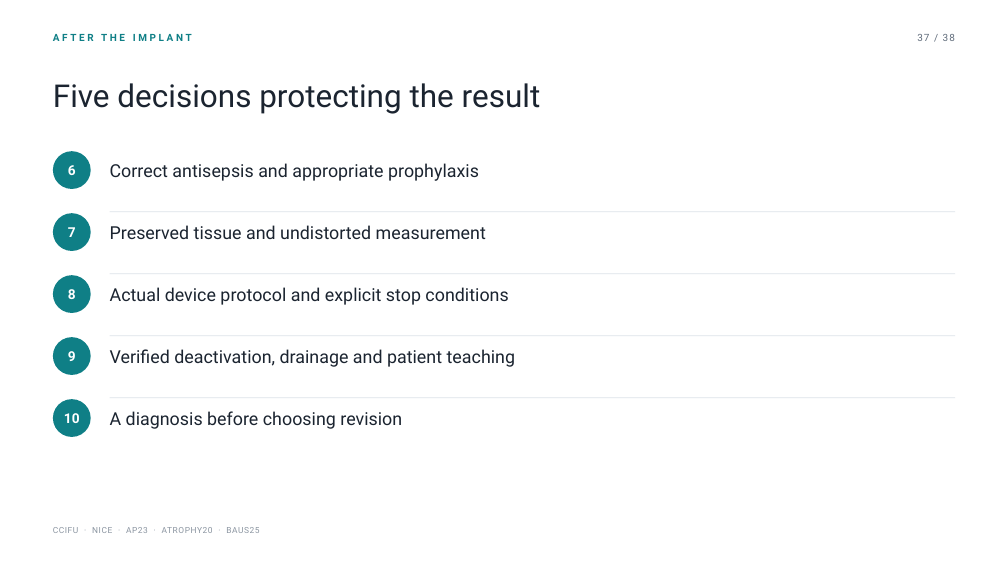
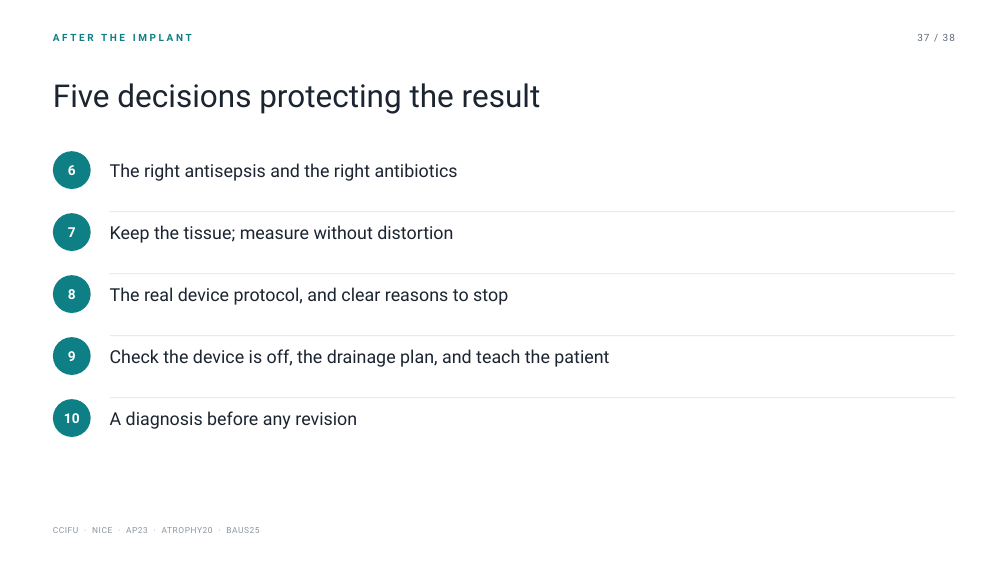
Before and after one commit to nityjr-ctrl/aus-presentation, a slide deck: slide 44 of presentation/AUS-teaching-deck.pptx. Drawn at 1008x567 pixels with LibreOffice and Linux fonts; fonts in the diff are those of the drawing. Boxes give left, top, right and bottom in pixels: in the first picture for what was removed or moved away, otherwise in the second. Text is boxed around its words. In the diff, an @@ line names an element or a change of style, - is before the commit and + after.

```diff
--- a/presentation/AUS-teaching-deck.pptx
+++ b/presentation/AUS-teaching-deck.pptx
@@ text at box(110, 163, 458, 181): text changed @@
-Correct antisepsis and appropriate prophylaxis
+The right antisepsis and the right antibiotics
@@ text at box(110, 225, 453, 243): text changed @@
-Preserved tissue and undistorted measurement
+Keep the tissue; measure without distortion
@@ text at box(110, 287, 508, 305): text changed @@
-Actual device protocol and explicit stop conditions
+The real device protocol, and clear reasons to stop
@@ text at box(110, 349, 609, 367): text changed @@
-Verified deactivation, drainage and patient teaching
+Check the device is off, the drainage plan, and teach the patient
@@ text at box(110, 411, 357, 429): text changed @@
-A diagnosis before choosing revision
+A diagnosis before any revision
```
Also in this commit, not shown: 35 other slides changed, 16 other files.
